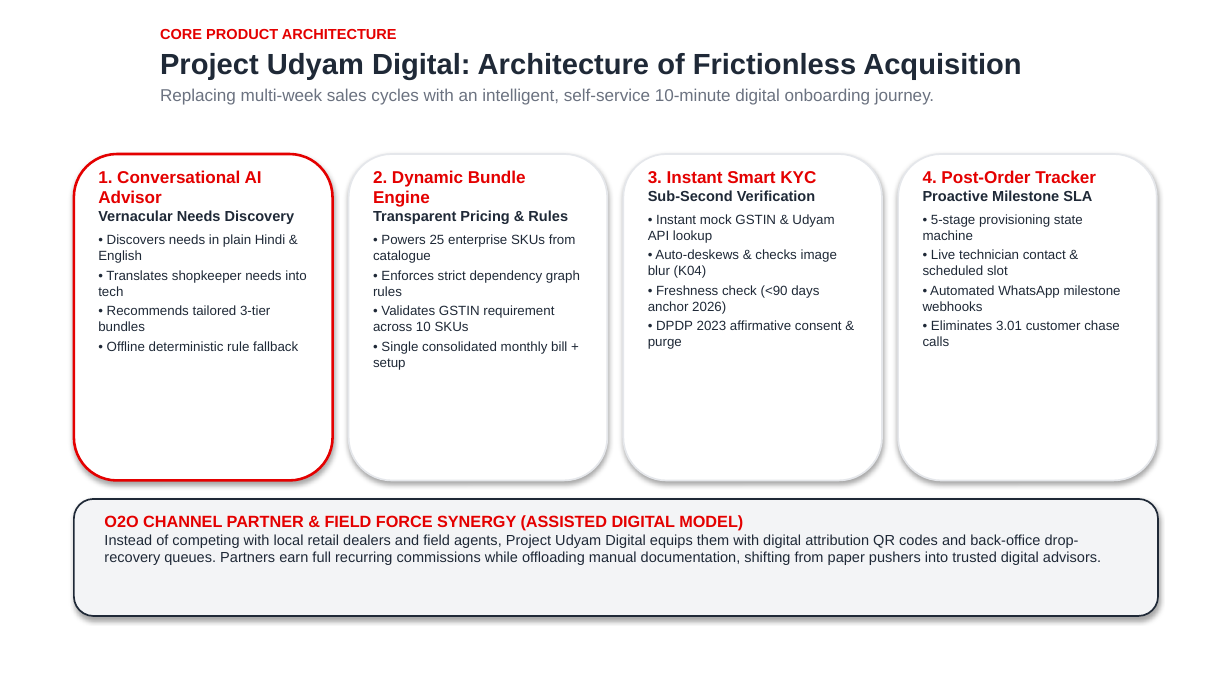
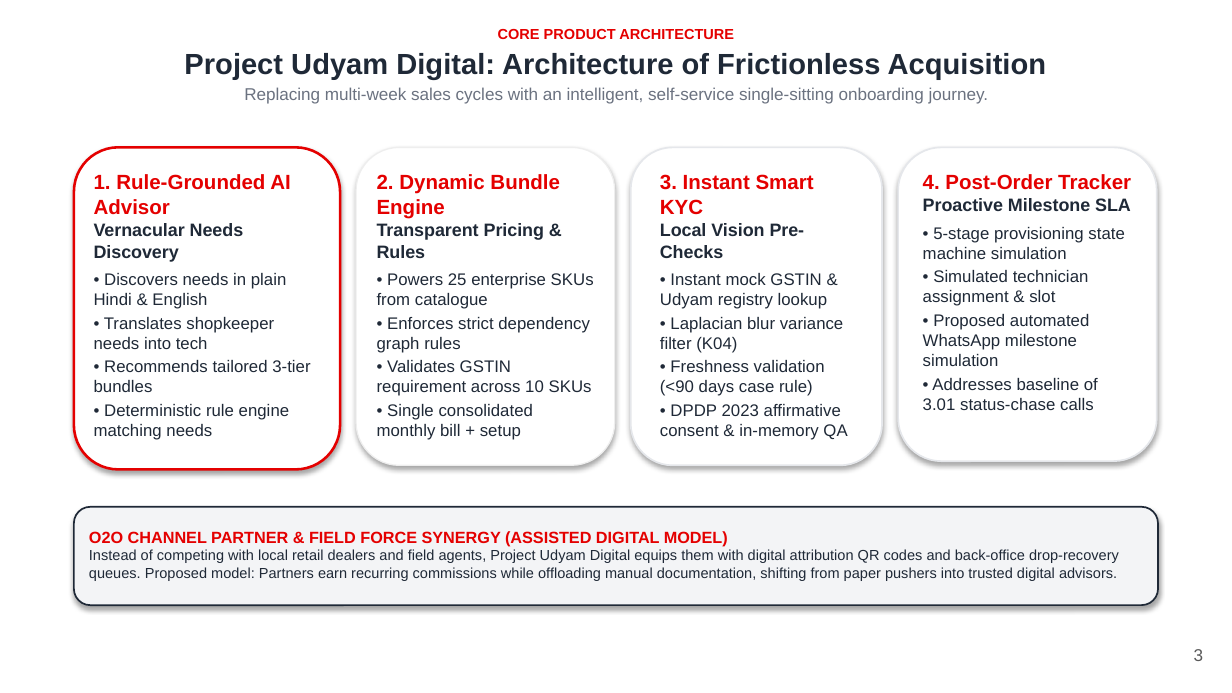
Before and after one commit to lavu-create/udyam-digital, a slide deck: slide 3 of submission/Project_Udyam_Digital.pptx. Drawn at 1232x693 pixels with LibreOffice and Linux fonts; fonts in the diff are those of the drawing; background and template pictures are left out. Boxes give left, top, right and bottom in pixels: in the first picture for what was removed or moved away, otherwise in the second. Text is boxed around its words. In the diff, an @@ line names an element or a change of style, - is before the commit and + after.

Commit message:
chore: final release cleanup, verified presentation deck, and privacy documentation alignment

```diff
--- a/submission/Project_Udyam_Digital.pptx
+++ b/submission/Project_Udyam_Digital.pptx
@@ text at <box>184,29,1046,79</box>: alignment left to centre; less space between paragraphs @@
@@ text at <box>244,87,988,104</box>: text changed @@
-Replacing multi-week sales cycles with an intelligent, self-service 10-minute digital onboarding journey.
+Replacing multi-week sales cycles with an intelligent, self-service single-sitting onboarding journey.
@@ rounded rectangle: place and size @@
-rounded rectangle at <box>74,154,333,480</box>
+rounded rectangle at <box>74,148,340,469</box>
@@ rounded rectangle: place and size @@
-rounded rectangle at <box>349,154,607,480</box>
+rounded rectangle at <box>356,148,615,466</box>
@@ rounded rectangle at <box>356,148,615,466</box>: outline #E5E7EB 1 pt to #EEEEEE 0.75 pt; proportions changed @@
@@ proportions changed in 4 elements at <box>74,506,1158,605</box>, <box>74,148,340,469</box>, <box>898,148,1157,462</box>, <box>631,148,882,466</box> @@
@@ rounded rectangle: place and size @@
-rounded rectangle at <box>623,154,882,480</box>
+rounded rectangle at <box>631,148,882,466</box>
@@ rounded rectangle: place and size @@
-rounded rectangle at <box>898,154,1157,480</box>
+rounded rectangle at <box>898,148,1157,462</box>
@@ text at <box>94,174,290,215</box>: text changed; size 10 to 12 pt @@
-1. Conversational AI Advisor
+1. Rule-Grounded AI Advisor
@@ text "2. Dynamic Bundle Engine" at <box>377,174,594,440</box>: size 10 to 12 pt in "2. Dynamic Bundle Engine"; size 8.5 to 10.5 pt in "Transparent Pricing & Rules"; size 7.8 to 9.8 pt in "• Powers 25 enterprise SKUs from catalogue", "• Enforces strict dependency graph rules", "• Validates GSTIN requirement across 10 SKUs", "• Single consolidated monthly bill + setup"; less space between paragraphs; more space between paragraphs @@
@@ text "3. Instant Smart KYC": place and size @@
-text "3. Instant Smart KYC" at <box>648,171,842,349</box>
+text "3. Instant Smart KYC" at <box>660,174,847,440</box>
@@ text at <box>660,174,814,215</box>: size 10 to 12 pt in "3. Instant Smart KYC" @@
@@ text at <box>923,174,1131,190</box>: size 10 to 12 pt in "4. Post-Order Tracker"; size 8.5 to 10.5 pt in "Proactive Milestone SLA"; less space between paragraphs @@
@@ text at <box>94,223,310,392</box>: size 8.5 to 10.5 pt in "Vernacular Needs Discovery"; size 7.8 to 9.8 pt in "• Discovers needs in plain Hindi & ...", "• Translates shopkeeper needs into tech", "• Recommends tailored 3-tier bundles"; less space between paragraphs; more space between paragraphs @@
@@ text at <box>660,223,847,440</box>: text changed; size 7.8 to 9.8 pt @@
-Sub-Second Verification
-• Instant mock GSTIN & Udyam API lookup
-• Auto-deskews & checks image blur (K04)
-• Freshness check (<90 days anchor 2026)
-• DPDP 2023 affirmative consent & purge
+Local Vision Pre-Checks
+• Instant mock GSTIN & Udyam registry lookup
+• Laplacian blur variance filter (K04)
+• Freshness validation (<90 days case rule)
+• DPDP 2023 affirmative consent & in-memory QA
@@ text at <box>923,227,1124,410</box>: text changed; size 7.8 to 9.8 pt @@
-• 5-stage provisioning state machine
-• Live technician contact & scheduled slot
-• Automated WhatsApp milestone webhooks
-• Eliminates 3.01 customer chase calls
+• 5-stage provisioning state machine simulation
+• Simulated technician assignment & slot
+• Proposed automated WhatsApp milestone simulation
+• Addresses baseline of 3.01 status-chase calls
@@ text at <box>94,404,289,440</box>: text changed; size 7.8 to 9.8 pt @@
-• Offline deterministic rule fallback
+• Deterministic rule engine matching needs
@@ rounded rectangle: place and size @@
-rounded rectangle at <box>74,499,1158,616</box>
+rounded rectangle at <box>74,506,1158,605</box>
@@ text "O2O CHANNEL PARTNER & FIELD ...": place and size @@
-text "O2O CHANNEL PARTNER & FIELD ..." at <box>104,515,1101,565</box>
+text "O2O CHANNEL PARTNER & FIELD ..." at <box>89,531,1119,581</box>
@@ text at <box>89,549,1119,581</box>: text changed @@
-Instead of competing with local retail dealers and field agents, Project Udyam Digital equips them with digital attribution QR codes and back-office drop-recovery queues. Partners earn full recurring commissions while offloading manual documentation, shifting from paper pushers into trusted digital advisors.
+Instead of competing with local retail dealers and field agents, Project Udyam Digital equips them with digital attribution QR codes and back-office drop-recovery queues. Proposed model: Partners earn recurring commissions while offloading manual documentation, shifting from paper pushers into trusted digital advisors.
@@ page number added at <box>1194,649,1204,661</box>, 10 pt, text #595959 @@
+3
```
Also in this commit, not shown: 6 other slides changed, 26 other files.
